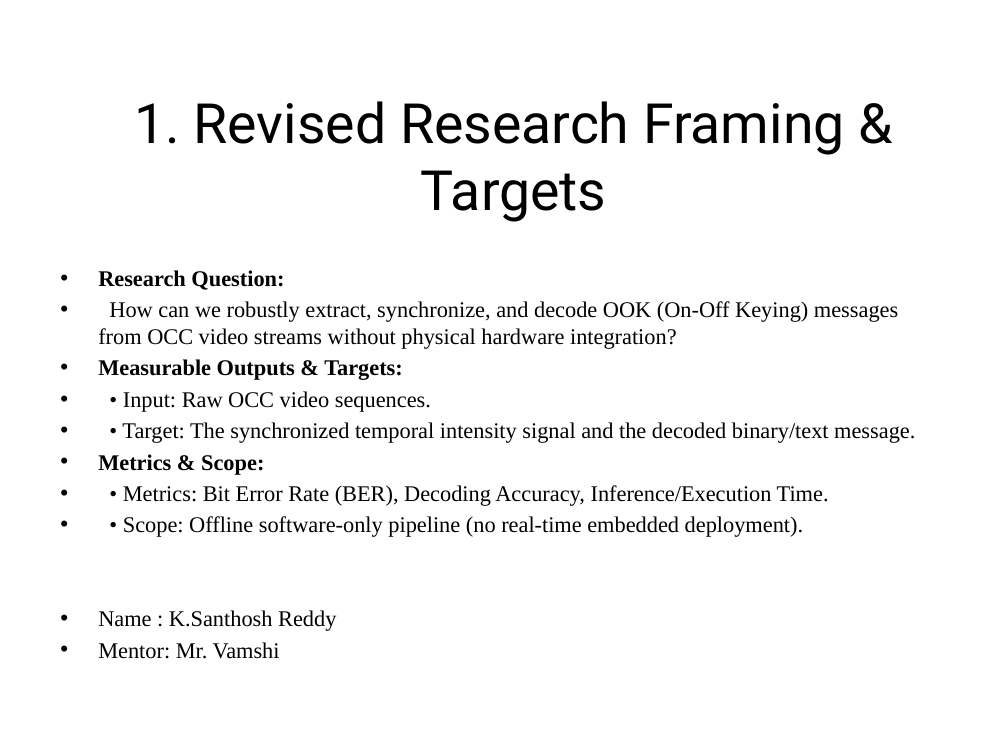
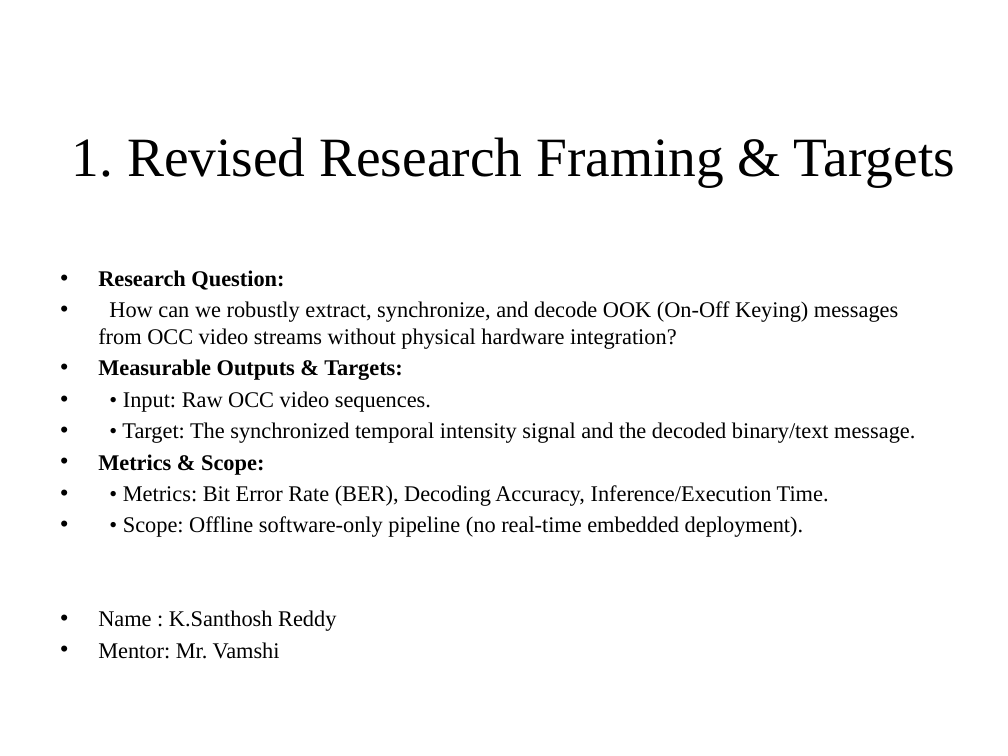
Before and after one commit to santhosh19-web/IITG-Project-Final, a slide deck: slide 1 of WEEK_1_Day_3_Mentor_Review.pptx. Drawn at 1008x756 pixels with LibreOffice and Linux fonts; fonts in the diff are those of the drawing. Boxes give left, top, right and bottom in pixels: in the first picture for what was removed or moved away, otherwise in the second. Text is boxed around its words. In the diff, an @@ line names an element or a change of style, - is before the commit and + after.

```diff
--- a/WEEK_1_Day_3_Mentor_Review.pptx
+++ b/WEEK_1_Day_3_Mentor_Review.pptx
@@ title "1. Revised Research Framing & ..." at [72, 137, 955, 186]: font Roboto to Times New Roman @@
```
Also in this commit, not shown: 2 other slides changed, 1 slide added, 5 other files.
